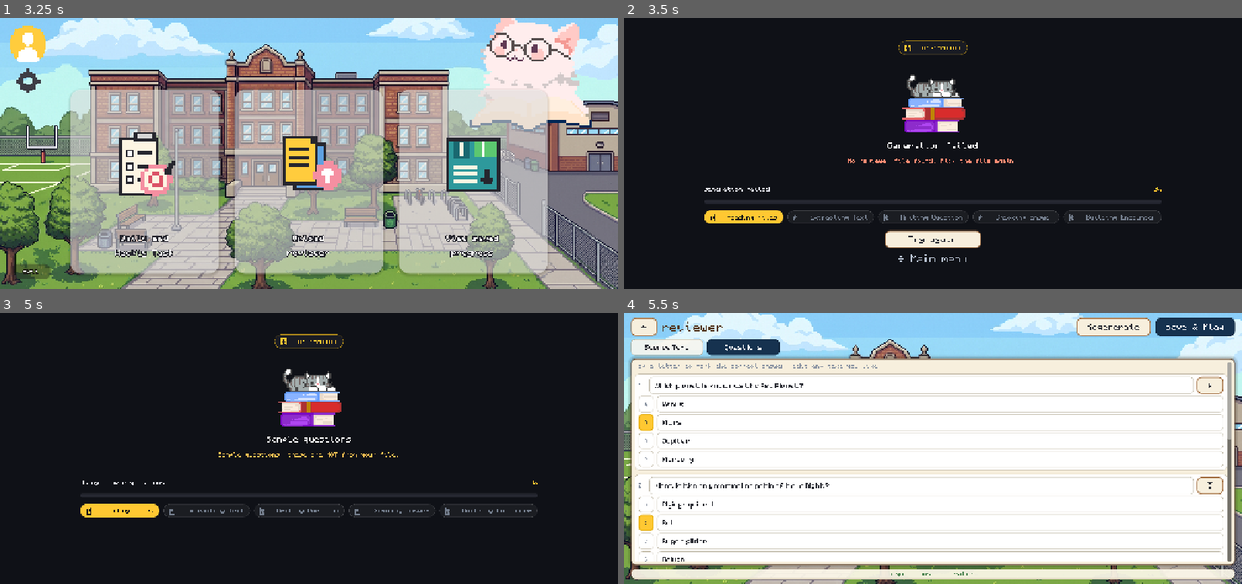
Above: before the commit, frames 1-4 (two rows, left to right).
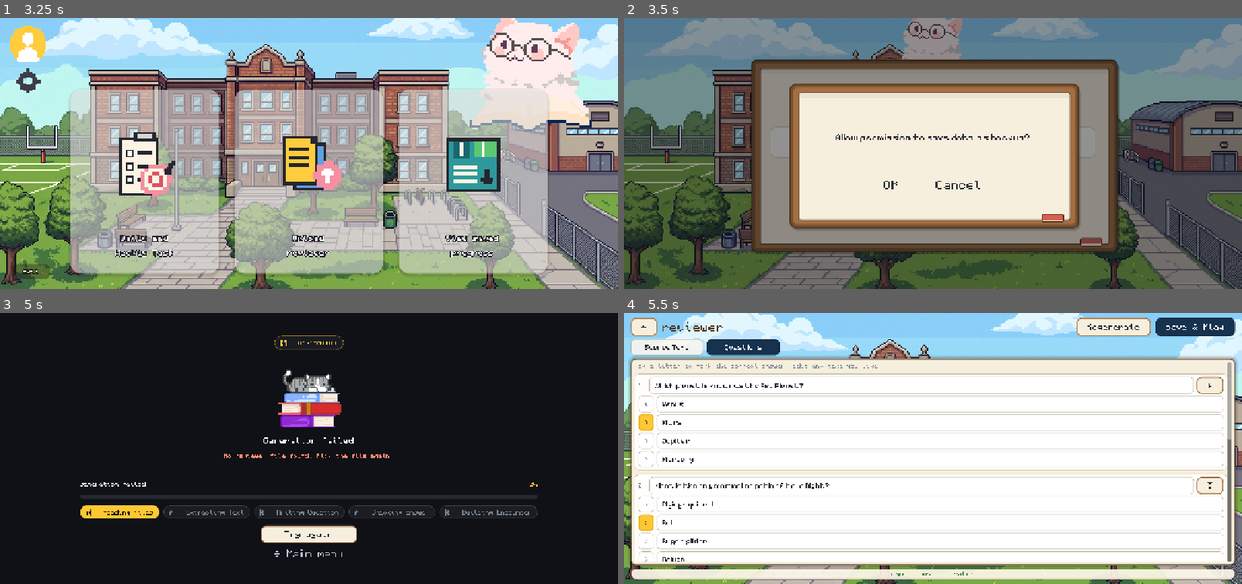
Above: after the commit, the same moments.

Repository: jekooo25/quizforge
Game: Godot game, scene res://tests/flow.tscn
Two runs of this game, one before a commit and one after it. Both use one fixed random seed, a clock stepped at 60 frames per second and the inputs below. This scene is started directly instead of the project's main scene.
Inputs (mouse positions are in pixels of both pictures, inside the frame that each line leads up to):
- Up to frame 1 (3.25 s): move the mouse to (444, 139) at 0.52 s; click (444, 139) at 0.67 s; tap Enter at 1.25 s; move the mouse to (185, 167) at 1.27 s; click (185, 167) at 1.42 s; tap Space at 2 s; move the mouse to (370, 93) at 2.02 s; click (370, 93) at 2.17 s; click (30, 45) at 2.75 s
- Up to frame 2 (3.5 s): no input
- Up to frame 3 (5 s): click (309, 535) at 3.5 s, where only the run before the commit has a clickable "Try again"; click "Try again" at 4.25 s
- Up to frame 4 (5.5 s): click (933, 535) at 5 s, where only the run after the commit has a clickable "Try again"

Frame 1 is identical in both runs. In frame 2, 97% of the frame differs, in the area x 0-100%, y 0-100%; in frame 3, 3.6%; in frame 4, nothing differs.

Commit message:
Exit: Figma-style confirmation card and a farewell screen

Diff:
--- a/project.godot
+++ b/project.godot
@@ -12,7 +12,7 @@
 
 config/name="Quizforge"
 config/description="Turn your reviewer into a battle."
-config/version="0.1.2"
+config/version="0.1.3"
 run/main_scene="res://scenes/main.tscn"
 config/features=PackedStringArray("4.7", "GL Compatibility")
 
--- a/scripts/screens/menu_screen.gd
+++ b/scripts/screens/menu_screen.gd
@@ -4,6 +4,7 @@
 
 const Cat := preload("res://scripts/ui/cat_mascot.gd")
 const Icons := preload("res://scripts/ui/pixel_icons.gd")
+const Quit := preload("res://scripts/ui/quit_dialog.gd")
 
 const INK := Color(0.15, 0.15, 0.18)
 
@@ -244,7 +245,7 @@
 
 
 func _on_exit() -> void:
-	var dialog := BoardDialog.ask("Are you sure you want to exit the game?", "Yes", "No")
+	var dialog: Control = Quit.new()
 	add_child(dialog)
 	dialog.confirmed.connect(func() -> void:
-		get_tree().quit())
+		Nav.show_screen(load("res://scripts/screens/thank_you_screen.gd").new()))
--- /dev/null
+++ b/scripts/screens/thank_you_screen.gd
@@ -0,0 +1,41 @@
+extends Control
+## The farewell: mascot on its book, one line of thanks, then the app closes.
+
+const SPRITE := preload("res://assets/sprites/mascot_cat.png")
+
+const BACKDROP := Color(0.502, 0.502, 0.502)
+const GOLD := Color(0.890, 0.620, 0.160)
+
+const HOLD_SECONDS := 2.2
+
+
+func _ready() -> void:
+	var bg := ColorRect.new()
+	bg.color = BACKDROP
+	add_child(bg)
+	bg.set_anchors_and_offsets_preset(Control.PRESET_FULL_RECT)
+
+	var center := CenterContainer.new()
+	add_child(center)
+	center.set_anchors_and_offsets_preset(Control.PRESET_FULL_RECT)
+
+	var column := VBoxContainer.new()
+	column.alignment = BoxContainer.ALIGNMENT_CENTER
+	column.add_theme_constant_override("separation", 8)
+	center.add_child(column)
+
+	var art := TextureRect.new()
+	art.texture = SPRITE
+	art.expand_mode = TextureRect.EXPAND_IGNORE_SIZE
+	art.stretch_mode = TextureRect.STRETCH_KEEP_ASPECT_CENTERED
+	art.texture_filter = CanvasItem.TEXTURE_FILTER_NEAREST
+	art.custom_minimum_size = Vector2(330, 330)
+	art.size_flags_horizontal = Control.SIZE_SHRINK_CENTER
+	column.add_child(art)
+
+	var thanks := UITheme.pixel("Thank you", 44, GOLD)
+	thanks.horizontal_alignment = HORIZONTAL_ALIGNMENT_CENTER
+	column.add_child(thanks)
+
+	await get_tree().create_timer(HOLD_SECONDS).timeout
+	get_tree().quit()
--- /dev/null
+++ b/scripts/ui/quit_dialog.gd
@@ -0,0 +1,73 @@
+extends Control
+## The exit confirmation from the design: a pale card, one centred question,
+## and two plain text actions. Deliberately unlike the wooden BoardDialog.
+
+signal confirmed
+signal cancelled
+
+const CARD := Color(0.945, 0.906, 0.906)
+
+
+func _ready() -> void:
+	set_anchors_and_offsets_preset(Control.PRESET_FULL_RECT)
+
+	var scrim := ColorRect.new()
+	scrim.color = Color(0.08, 0.08, 0.10, 0.32)
+	add_child(scrim)
+	scrim.set_anchors_and_offsets_preset(Control.PRESET_FULL_RECT)
+
+	var center := CenterContainer.new()
+	add_child(center)
+	center.set_anchors_and_offsets_preset(Control.PRESET_FULL_RECT)
+
+	var card := UITheme.panel(CARD, 20, 1.0)
+	card.custom_minimum_size = Vector2(470, 250)
+	center.add_child(card)
+
+	var column := VBoxContainer.new()
+	column.add_theme_constant_override("separation", 10)
+	card.add_child(column)
+
+	var question := UITheme.sans("Are you sure you want to exit game", 28, UITheme.INK)
+	question.horizontal_alignment = HORIZONTAL_ALIGNMENT_CENTER
+	question.vertical_alignment = VERTICAL_ALIGNMENT_CENTER
+	question.autowrap_mode = TextServer.AUTOWRAP_WORD_SMART
+	question.custom_minimum_size = Vector2(390, 120)
+	question.size_flags_vertical = Control.SIZE_EXPAND_FILL
+	column.add_child(question)
+
+	var row := HBoxContainer.new()
+	row.size_flags_horizontal = Control.SIZE_EXPAND_FILL
+	column.add_child(row)
+
+	row.add_child(_action("Yes", true))
+	var gap := Control.new()
+	gap.size_flags_horizontal = Control.SIZE_EXPAND_FILL
+	row.add_child(gap)
+	row.add_child(_action("No", false))
+
+
+func _action(text: String, is_yes: bool) -> Button:
+	var b := Button.new()
+	b.text = text
+	b.focus_mode = Control.FOCUS_NONE
+	b.mouse_default_cursor_shape = Control.CURSOR_POINTING_HAND
+	b.add_theme_font_override("font", UITheme.font_body)
+	b.add_theme_font_size_override("font_size", UITheme.crisp(26))
+	b.add_theme_color_override("font_color", UITheme.INK)
+	b.add_theme_color_override("font_hover_color", UITheme.WOOD_DARK)
+	b.add_theme_color_override("font_pressed_color", UITheme.WOOD)
+	for state in ["normal", "hover", "pressed", "focus", "disabled"]:
+		var empty := StyleBoxEmpty.new()
+		empty.content_margin_left = 10
+		empty.content_margin_right = 10
+		empty.content_margin_top = 4
+		empty.content_margin_bottom = 4
+		b.add_theme_stylebox_override(state, empty)
+	b.pressed.connect(func() -> void:
+		if is_yes:
+			confirmed.emit()
+		else:
+			cancelled.emit()
+		queue_free())
+	return b
--- a/tests/flow_test.gd
+++ b/tests/flow_test.gd
@@ -151,6 +151,22 @@
 	_check(_screen().get_script().resource_path.ends_with("progress_screen.gd"), "progress opens")
 	_press(_screen(), "back to menu")
 	await get_tree().process_frame
+
+	print("-- exit confirmation --")
+	_screen()._on_exit()
+	await get_tree().process_frame
+	var quit_dialog: Control = null
+	for child in _screen().get_children():
+		if child is Control and child.get_script() != null \
+				and str(child.get_script().resource_path).ends_with("quit_dialog.gd"):
+			quit_dialog = child
+	_check(quit_dialog != null, "exit asks for confirmation")
+	if quit_dialog != null:
+		_check(_press(quit_dialog, "No") == true, "No is offered")
+		await get_tree().process_frame
+		_check(not is_instance_valid(quit_dialog), "No closes the dialog without quitting")
+		_check(_screen().get_script().resource_path.ends_with("menu_screen.gd"),
+			"you are still on the menu")
 
 	print("-- upload -> consent -> generation --")
 	_screen().open_upload()
Not shown, added: scripts/screens/thank_you_screen.gd.uid
Not shown, added: scripts/ui/quit_dialog.gd.uid
